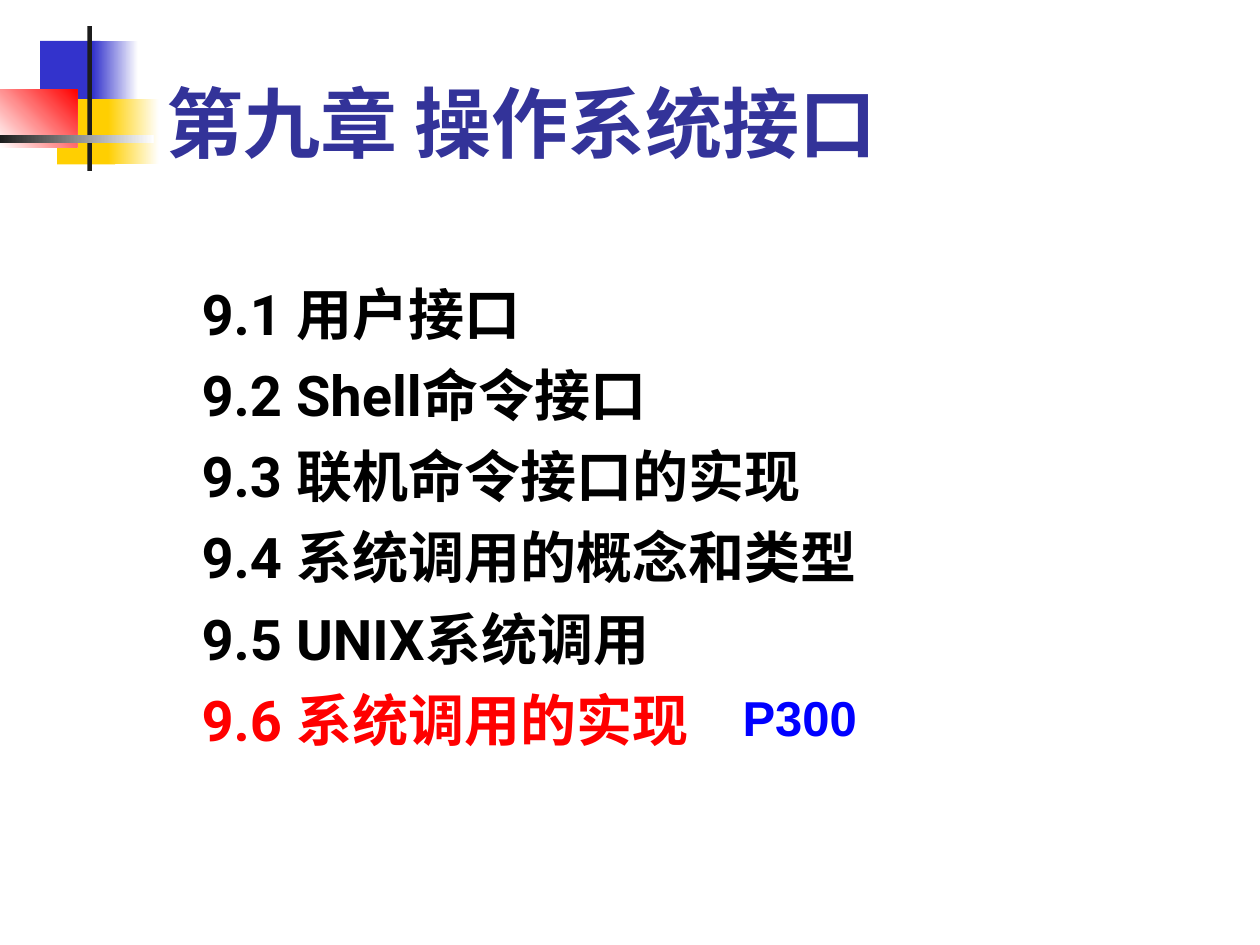
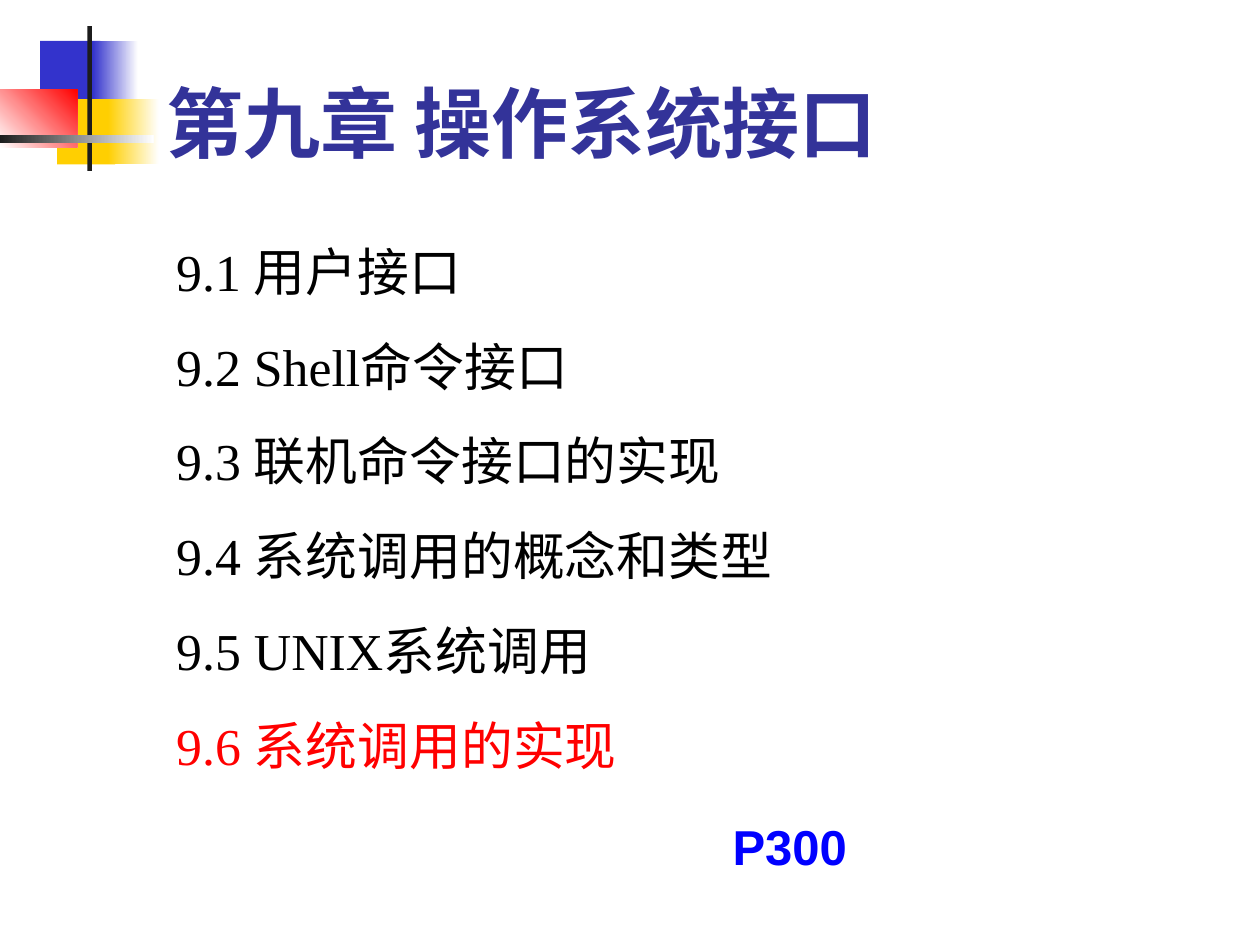
Before and after one commit to edu2act/course-OS, a slide deck: slide 10 of materials/slides/OS_Chap 9.ppt. Drawn at 1260x945 pixels with LibreOffice and Linux fonts; fonts in the diff are those of the drawing. Boxes give left, top, right and bottom in pixels: in the first picture for what was removed or moved away, otherwise in the second. Text is boxed around its words. In the diff, an @@ line names an element or a change of style, - is before the commit and + after.

```diff
--- a/materials/slides/OS_Chap 9.ppt
+++ b/materials/slides/OS_Chap 9.ppt
@@ text "9.1 用户接口": place and size @@
-text "9.1 用户接口" at (202, 287, 856, 746)
+text "9.1 用户接口" at (176, 247, 772, 769)
@@ text "9.1 用户接口" at (176, 247, 772, 769): size 32 to 29.6 pt, font Roboto to Times New Roman, bold off; line spacing 1 to 1.3 @@
@@ text "P300": place and size @@
-text "P300" at (743, 701, 857, 737)
+text "P300" at (733, 830, 847, 866)
```
Also in this commit, not shown: 8 other slides changed, 2 other files.
